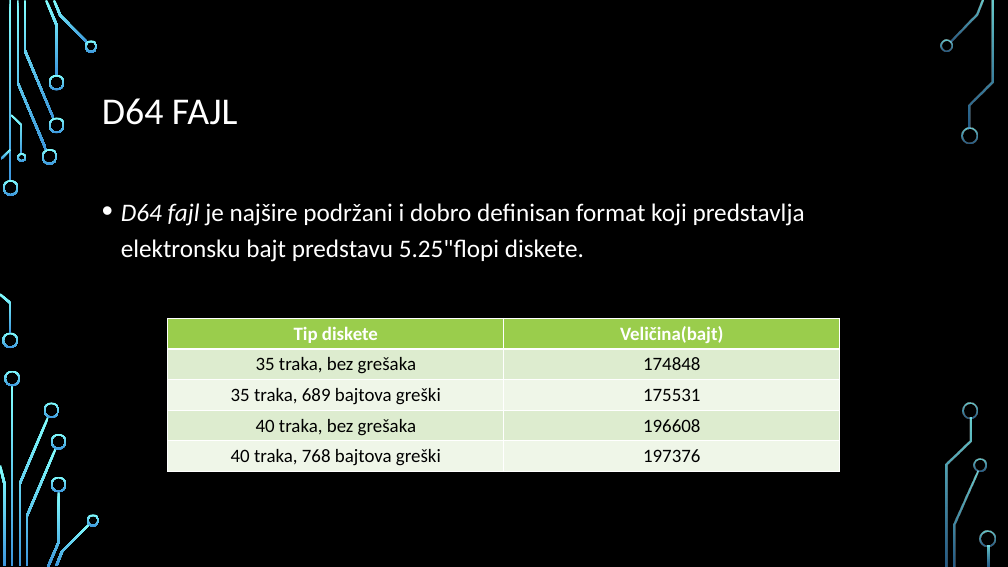
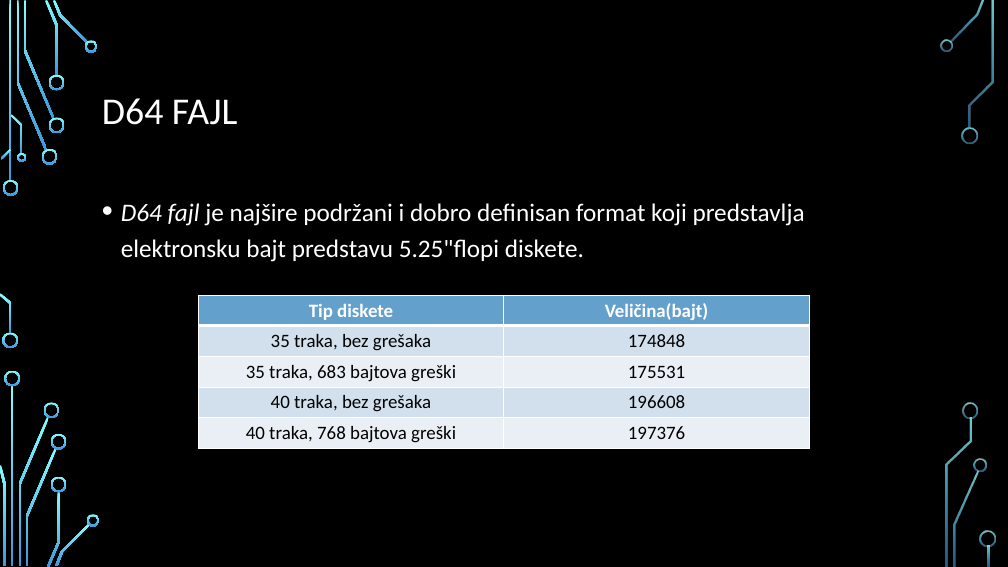
Before and after one commit to DejanPredojevic/Diplomski-rad, a slide deck: slide 4 of Prezentacija.pptx (slide 3 before the commit). Drawn at 1008x567 pixels with LibreOffice and Linux fonts; fonts in the diff are those of the drawing; background and template pictures are left out. Boxes give left, top, right and bottom in pixels: in the first picture for what was removed or moved away, otherwise in the second. Text is boxed around its words. In the diff, an @@ line names an element or a change of style, - is before the commit and + after.

```diff
--- a/Prezentacija.pptx
+++ b/Prezentacija.pptx
@@ table at (198, 295, 809, 448) @@
-row 3, column 1: 35 traka, 689 bajtova greški
+row 3, column 1: 35 traka, 683 bajtova greški
@@ fill #9ACD4C to #63A0CC in row 1 @@
@@ fill #DEEDD0 to #D3DFEC in 4 cells @@
@@ fill #EFF6E9 to #EAF0F6 in 4 cells @@
@@ table: place and size @@
-table at (168, 318, 839, 472)
+table at (198, 295, 809, 448)
```
Also in this commit, not shown: 4 other slides changed, 2 slides added, 1 slide removed, 3 other files.
